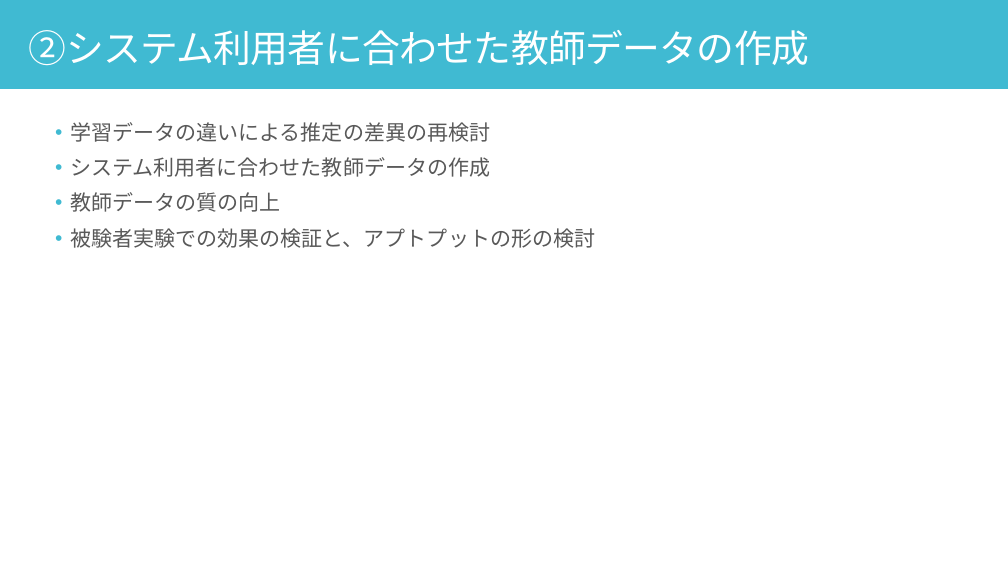
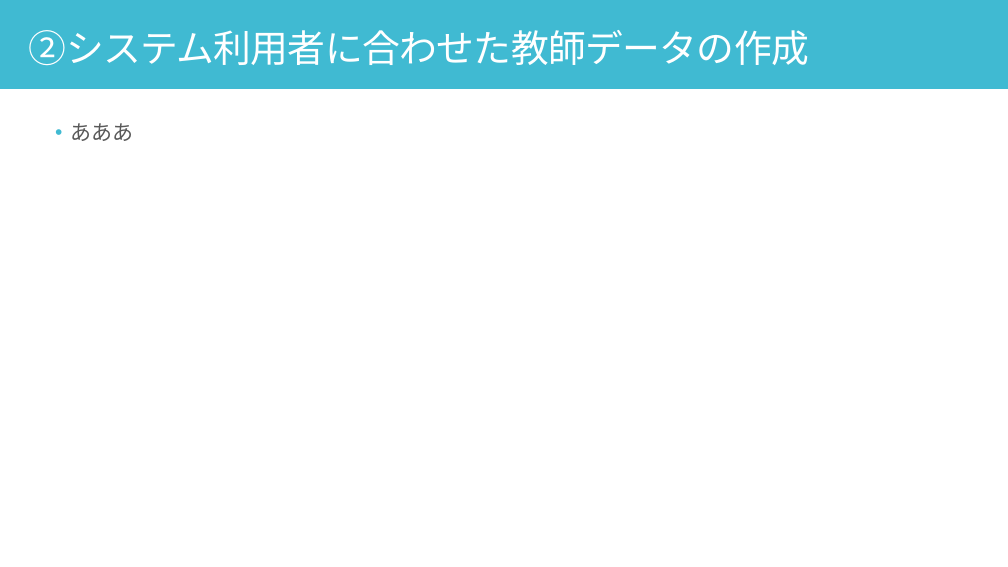
Before and after one commit to yuu5322/sci23, a slide deck: slide 21 of 口頭試問.pptx (slide 17 before the commit). Drawn at 1008x567 pixels with LibreOffice and Linux fonts; fonts in the diff are those of the drawing. Boxes give left, top, right and bottom in pixels: in the first picture for what was removed or moved away, otherwise in the second. Text is boxed around its words. In the diff, an @@ line names an element or a change of style, - is before the commit and + after.

```diff
--- a/口頭試問.pptx
+++ b/口頭試問.pptx
@@ text at <box>70,123,133,141</box>: text changed @@
-• 学習データの違いによる推定の差異の再検討
-• システム利用者に合わせた教師データの作成
-• 教師データの質の向上
-• 被験者実験での効果の検証と、アプトプットの形の検討
+• あああ
```
Also in this commit, not shown: 10 other slides changed, 4 slides added.
